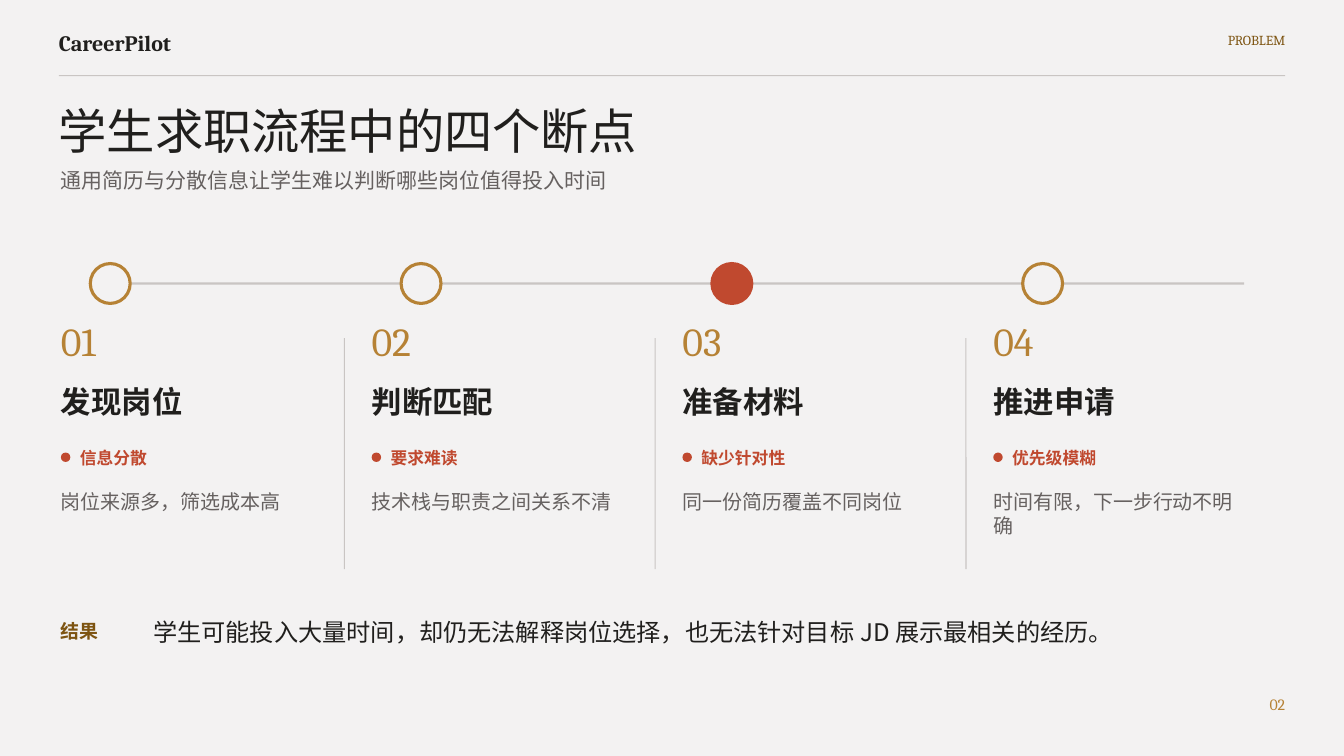
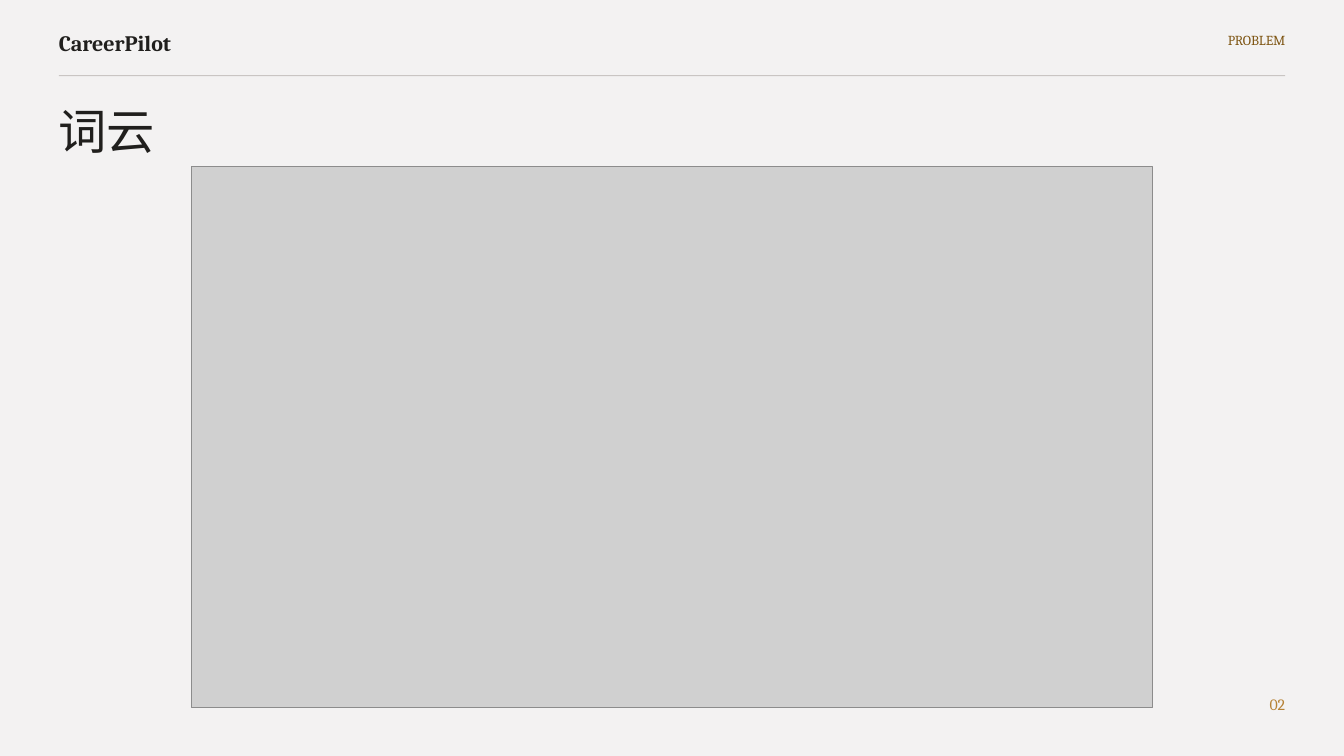
Before and after one commit to Melody5Sun/IRS-v1, a slide deck: slide 2 of IT-CareerPilot-Project-Proposal-Final.pptx. Drawn at 1344x756 pixels with LibreOffice and Linux fonts; fonts in the diff are those of the drawing; grey boxes stand for pictures. Boxes give left, top, right and bottom in pixels: in the first picture for what was removed or moved away, otherwise in the second. Text is boxed around its words. In the diff, an @@ line names an element or a change of style, - is before the commit and + after.

```diff
--- a/IT-CareerPilot-Project-Proposal-Final.pptx
+++ b/IT-CareerPilot-Project-Proposal-Final.pptx
@@ text at bbox=[59, 110, 155, 153]: text changed @@
-学生求职流程中的四个断点
+词云
@@ text removed at bbox=[61, 170, 607, 190] @@
-通用简历与分散信息让学生难以判断哪些岗位值得投入时间
@@ picture added at bbox=[192, 166, 1153, 708] @@
@@ ellipse removed at bbox=[91, 263, 131, 303] @@
@@ ellipse removed at bbox=[401, 263, 442, 303] @@
@@ ellipse removed at bbox=[712, 263, 752, 303] @@
@@ ellipse removed at bbox=[1023, 263, 1064, 303] @@
@@ line removed from (95, 283) to (1244, 283) @@
@@ text removed at bbox=[61, 329, 96, 357] @@
-01
@@ text removed at bbox=[372, 329, 411, 357] @@
-02
@@ text removed at bbox=[682, 329, 721, 357] @@
-03
@@ text removed at bbox=[993, 329, 1033, 357] @@
-04
@@ line removed from (345, 338) to (345, 570) @@
@@ line removed from (655, 338) to (655, 570) @@
@@ line removed from (966, 338) to (966, 570) @@
@@ text removed at bbox=[61, 387, 183, 416] @@
-发现岗位
@@ text removed at bbox=[372, 387, 494, 416] @@
-判断匹配
@@ text removed at bbox=[682, 387, 804, 416] @@
-准备材料
@@ text removed at bbox=[993, 387, 1115, 416] @@
-推进申请
@@ text removed at bbox=[80, 449, 147, 466] @@
-信息分散
@@ text removed at bbox=[701, 449, 785, 466] @@
-缺少针对性
@@ ellipse removed at bbox=[60, 453, 70, 462] @@
@@ ellipse removed at bbox=[372, 453, 381, 462] @@
@@ text removed at bbox=[391, 450, 458, 466] @@
-要求难读
@@ ellipse removed at bbox=[683, 453, 692, 462] @@
@@ ellipse removed at bbox=[993, 453, 1002, 462] @@
@@ text removed at bbox=[1012, 450, 1096, 466] @@
-优先级模糊
@@ text removed at bbox=[61, 492, 281, 511] @@
-岗位来源多，筛选成本高
@@ text removed at bbox=[372, 492, 612, 511] @@
-技术栈与职责之间关系不清
@@ text removed at bbox=[682, 492, 902, 511] @@
-同一份简历覆盖不同岗位
@@ text removed at bbox=[993, 492, 1233, 535] @@
-时间有限，下一步行动不明确
@@ text removed at bbox=[61, 622, 99, 640] @@
-结果
@@ text removed at bbox=[153, 620, 1113, 644] @@
-学生可能投入大量时间，却仍无法解释岗位选择，也无法针对目标 JD 展示最相关的经历。
```
Also in this commit, not shown: 4 other slides changed, 1 slide added, 1 slide removed, 2 other files.
